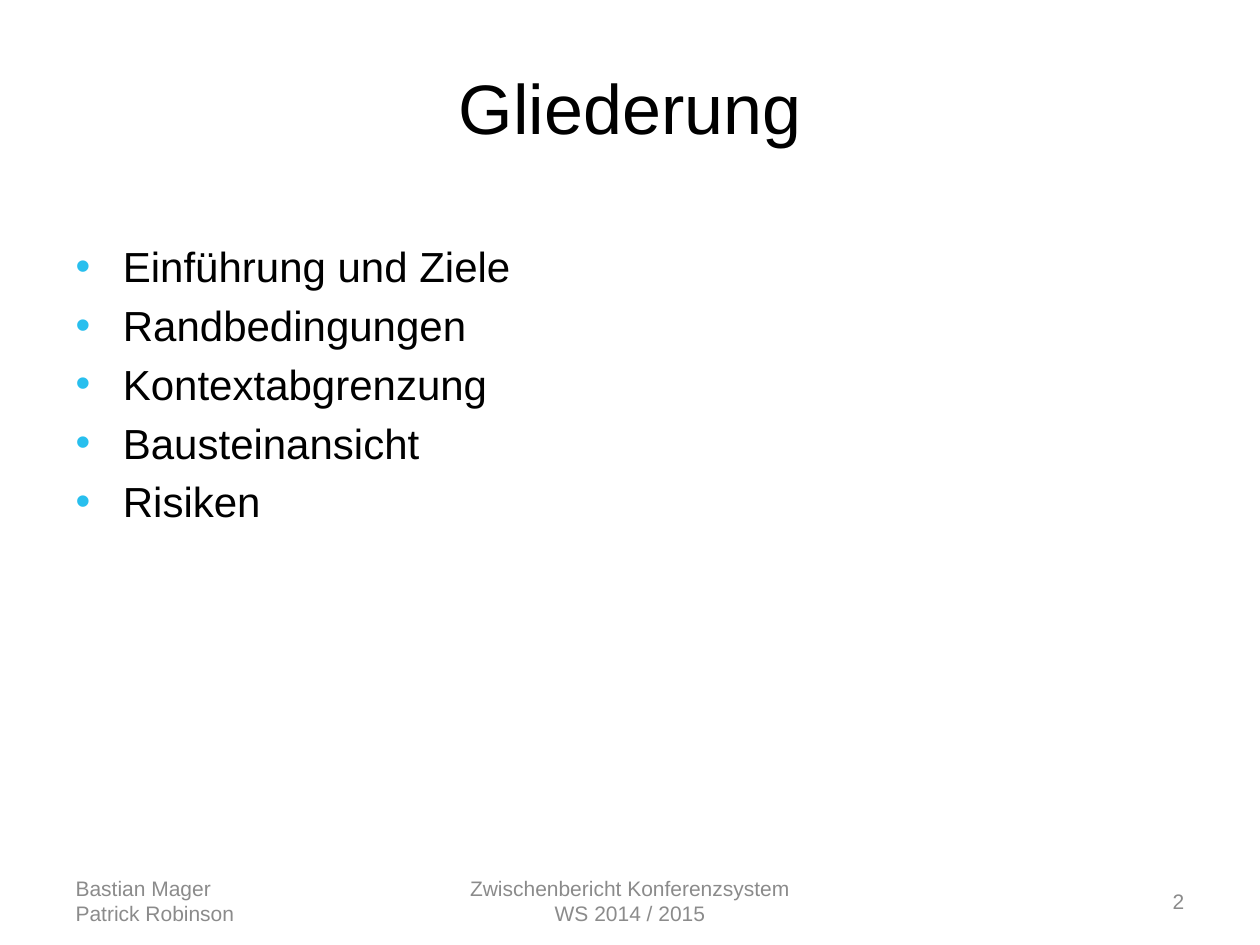
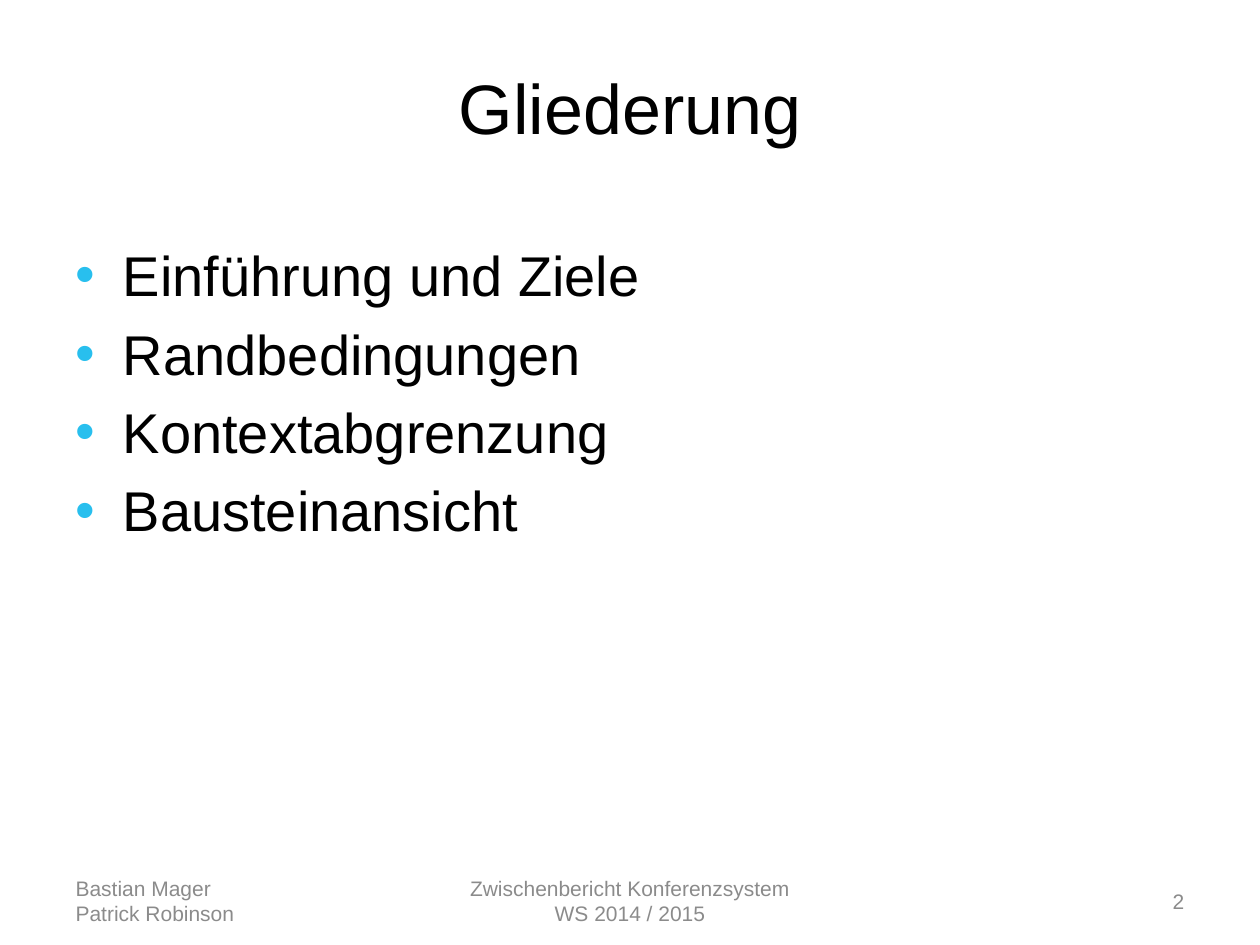
Before and after one commit to autarchprinceps/Conference-System, a slide deck: slide 2 of Documentation/Zwischenbericht.pptx. Drawn at 1260x945 pixels with LibreOffice and Linux fonts; fonts in the diff are those of the drawing. Boxes give left, top, right and bottom in pixels: in the first picture for what was removed or moved away, otherwise in the second. Text is boxed around its words. In the diff, an @@ line names an element or a change of style, - is before the commit and + after.

```diff
--- a/Documentation/Zwischenbericht.pptx
+++ b/Documentation/Zwischenbericht.pptx
@@ text "Einführung und Ziele" at box(123, 255, 639, 532): size 24 to 32 pt; more space between paragraphs @@
@@ text at box(123, 486, 261, 518): paragraph removed @@
-• Risiken
```
Also in this commit, not shown: 3 other slides changed, 1 slide added, 2 slides removed, 1 other file.
